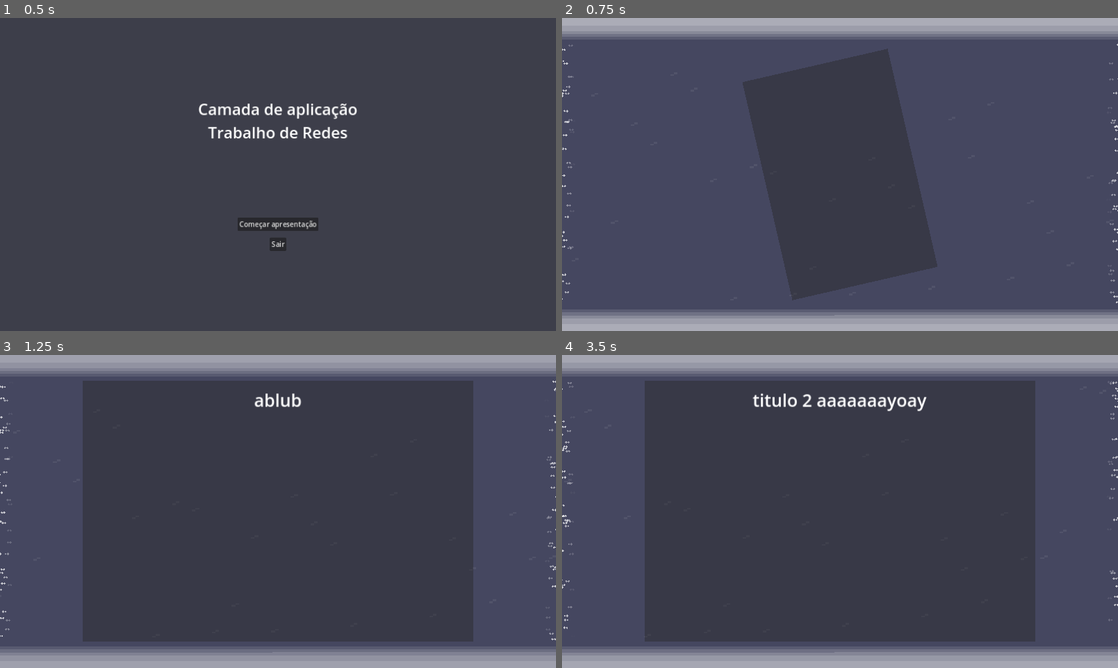
Above: before the commit, frames 1-4 (two rows, left to right).
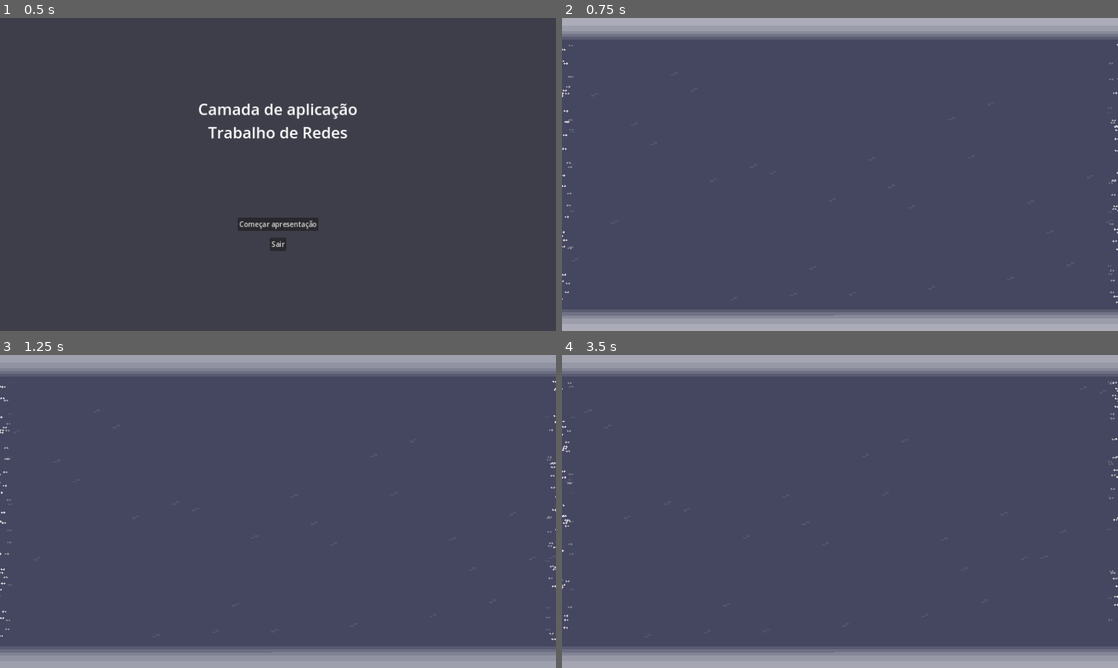
Above: after the commit, the same moments.

Repository: NomikuH8/godot-presentations
Game: Godot game, scene res://scenes/menu.tscn
The game is run twice, just before and just after one commit, with the same random seed, the same clock (stepped at 60 frames per second) and the same inputs. The project has no main scene, so this scene is started directly.
Inputs (mouse positions are in pixels of both pictures, inside the frame that each line leads up to):
- Up to frame 1 (0.5 s): no input
- Up to frame 2 (0.75 s): click "Começar apresentação" at 0.5 s
- Up to frame 3 (1.25 s): no input
- Up to frame 4 (3.5 s): move the mouse to (962, 495) at 1.27 s; hold Right (ui_right) 1.28-2.03 s; move the mouse to (728, 527) at 2.02 s; hold Left (ui_left) 2.03-2.78 s; move the mouse to (895, 442) at 2.77 s; hold Right (ui_right) from 2.78 s (still down)

Frame 1 is identical in both runs. In frame 2, 19% of the frame differs, in the area x 32-68%, y 9-91%; in frame 3, 59%, in the area x 14-86%, y 8-92%; in frame 4, 58%.
Error after the commit: Out of bounds get index '0' (on base: 'Array[Node]') (res://scripts/slideshow/SlideControl.gd:20)

Commit message:
esqueci de commitar isso

Diff:
--- a/scenes/slideshow.tscn
+++ b/scenes/slideshow.tscn
@@ -1,14 +1,10 @@
-[gd_scene load_steps=8 format=3 uid="uid://b6cf3b6h8e6lt"]
+[gd_scene load_steps=6 format=3 uid="uid://b6cf3b6h8e6lt"]
 
 [ext_resource type="PackedScene" uid="uid://upvucuou2f1j" path="res://prefabs/slideshow/SlideshowParticles.tscn" id="1_pdjoh"]
 [ext_resource type="PackedScene" uid="uid://b4f6mv66o5eb0" path="res://prefabs/slideshow/SlideshowBlinker.tscn" id="2_n6jdq"]
 [ext_resource type="PackedScene" uid="uid://drwd1q1oipqfa" path="res://prefabs/slideshow/SlideshowToolbar.tscn" id="3_408i4"]
 [ext_resource type="PackedScene" uid="uid://bd7cfcaq6e1ru" path="res://prefabs/slideshow/SlideshowSideParticles.tscn" id="3_w41wi"]
 [ext_resource type="Script" path="res://scripts/slideshow/SlideControl.gd" id="3_wqglq"]
-[ext_resource type="PackedScene" uid="uid://c464hdyhdchl6" path="res://prefabs/slideshow/slide.tscn" id="4_730rp"]
-
-[sub_resource type="LabelSettings" id="LabelSettings_u7jc6"]
-font_size = 40
 
 [node name="slideshow" type="Node"]
 
@@ -46,62 +42,10 @@
 offset_right = 1280.0
 offset_bottom = 720.0
 
-[node name="Panel" parent="Control/Slides" instance=ExtResource("4_730rp")]
-layout_mode = 1
-enter_animation = 2
-exit_animation = 3
-interactive_slide = true
-
-[node name="d" type="Label" parent="Control/Slides/Panel"]
-layout_mode = 1
-anchors_preset = 10
-anchor_right = 1.0
-offset_bottom = 88.0
-grow_horizontal = 2
-text = "abluble titulo"
-label_settings = SubResource("LabelSettings_u7jc6")
-horizontal_alignment = 1
-vertical_alignment = 1
-
-[node name="Panel2" parent="Control/Slides" instance=ExtResource("4_730rp")]
-visible = false
-layout_mode = 1
-enter_animation = 3
-exit_animation = 2
-
-[node name="d2" type="Label" parent="Control/Slides/Panel2"]
-layout_mode = 1
-anchors_preset = 10
-anchor_right = 1.0
-offset_bottom = 88.0
-grow_horizontal = 2
-text = "titulo 2 aaaaaaayoay"
-label_settings = SubResource("LabelSettings_u7jc6")
-horizontal_alignment = 1
-vertical_alignment = 1
-
-[node name="Panel3" parent="Control/Slides" instance=ExtResource("4_730rp")]
-visible = false
-layout_mode = 1
-
-[node name="d3" type="Label" parent="Control/Slides/Panel3"]
-layout_mode = 1
-anchors_preset = 10
-anchor_right = 1.0
-offset_bottom = 88.0
-grow_horizontal = 2
-text = "AAAAAAAAAAAAA"
-label_settings = SubResource("LabelSettings_u7jc6")
-horizontal_alignment = 1
-vertical_alignment = 1
-
 [node name="SlideshowToolbar" parent="Control" instance=ExtResource("3_408i4")]
 visible = false
 layout_mode = 1
 
-[connection signal="slide_disappeared" from="Control/Slides/Panel" to="Control" method="_on_slide_disappeared"]
-[connection signal="slide_disappeared" from="Control/Slides/Panel2" to="Control" method="_on_slide_disappeared"]
-[connection signal="slide_disappeared" from="Control/Slides/Panel3" to="Control" method="_on_slide_disappeared"]
 [connection signal="next_slide" from="Control/SlideshowToolbar" to="Control" method="_on_slideshow_toolbar_next_slide"]
 [connection signal="previous_slide" from="Control/SlideshowToolbar" to="Control" method="_on_slideshow_toolbar_previous_slide"]
 [connection signal="slider_changed" from="Control/SlideshowToolbar" to="Control" method="_on_slideshow_toolbar_slider_changed"]
